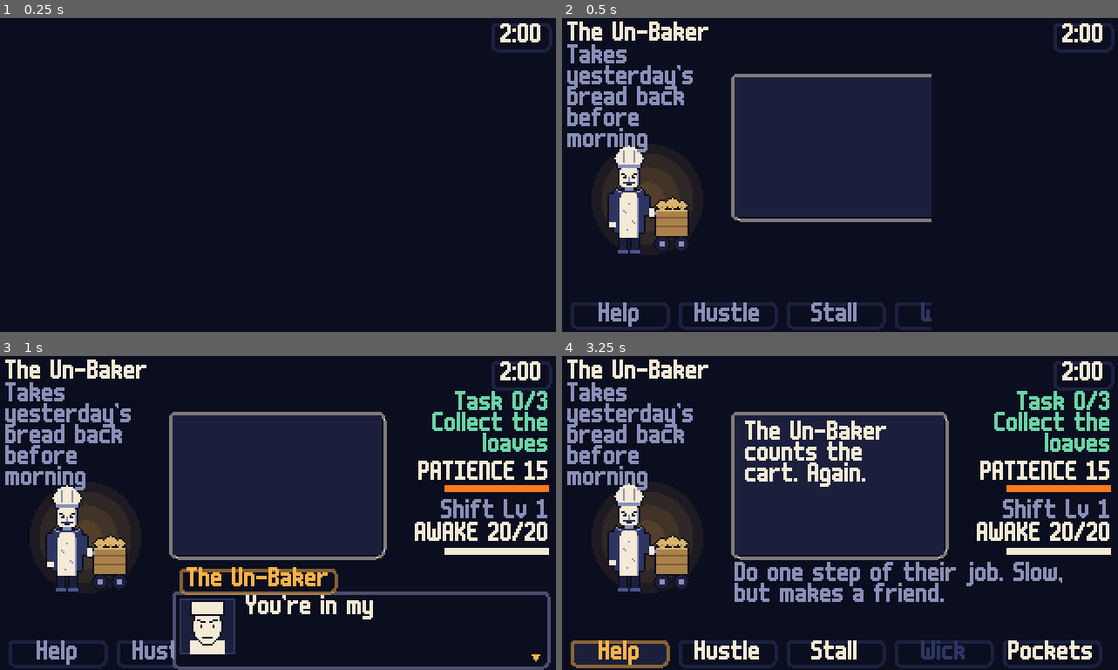
Above: before the commit, frames 1-4 (two rows, left to right).
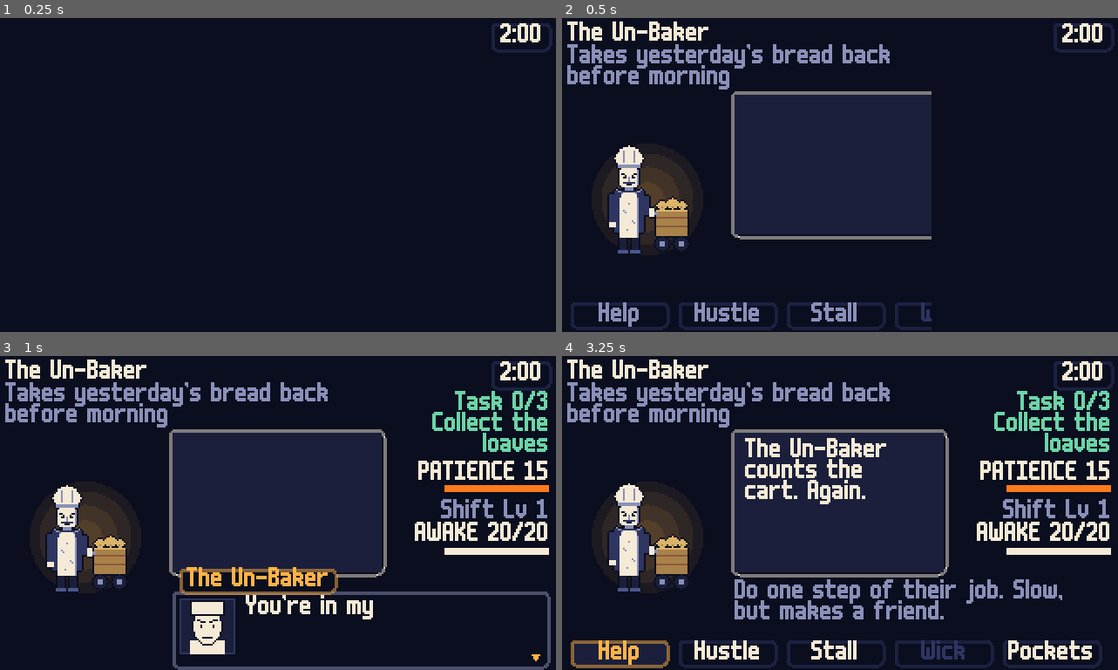
Above: after the commit, the same moments.

Repository: bryanwoods/nightshift
Game: Godot game, scene res://dev/test_battle.tscn
Two runs of this game, one before a commit and one after it. Both use one fixed random seed, a clock stepped at 60 frames per second and the inputs below. This scene is started directly instead of the project's main scene.
Inputs (mouse positions are in pixels of both pictures, inside the frame that each line leads up to):
- Up to frame 1 (0.25 s): no input
- Up to frame 2 (0.5 s): no input
- Up to frame 3 (1 s): tap Enter at 0.5 s; move the mouse to (400, 497) at 0.52 s; hold Right (move_right) from 0.53 s (still down); hold Z (confirm) from 0.53 s (still down); click (400, 497) at 0.67 s; tap Space at 0.77 s; tap R (rewind) at 0.8 s
- Up to frame 4 (3.25 s): move the mouse to (728, 528) at 1.27 s; release Right (move_right) at 1.28 s; release Z (confirm) at 1.28 s; hold Down (move_down) 1.28-2.03 s; tap R (rewind) at 1.35, 2.3, 2.85 s; tap Space at 1.52, 3.02 s; tap Z (confirm) at 1.55, 3.05 s; move the mouse to (895, 443) at 2.02 s; hold Right (move_right) 2.03-2.78 s; hold Z (confirm) 2.03-2.78 s; move the mouse to (812, 575) at 2.77 s; hold Up (move_up) from 2.78 s (still down); click (812, 575) at 2.92 s

Frame 1 is identical in both runs. In frame 2, 8.1% of the frame differs, in the area x 0-67%, y 8-71%; in frame 3, 9.1%; in frame 4, 14%, in the area x 0-90%, y 8-84%.

Commit message:
Widen the battle job line, hide the menu bar, and redraw Curfew
The job line of a worker had a 92 px column, so each line held one or
two words. The line now spans 216 px above the arena, and a line holds
four words or more. The arena moved down 10 px, so a second job line
does not touch it.

The menu bar stayed on the screen under a textbox, a choice or the
speech bubble, and a two-line bubble went under the buttons. The bar
now hides while one of them shows.

A key name in text showed the keyboard key also when a controller was
connected. Game.fmt now uses pad_keys from data/ui.json while a
controller is connected, so the rewind prompt says LB.

The gallery showed only the sidewalk for lamp_post, because it cut each
tile as 16x16 from the atlas. A tile with a sprite of the same name now
shows that sprite at full height. The characters page now has one row
for each character, with the first frame of each sheet and each
portrait, labeled with its size.

Curfew's battle sheet is now 64x80, larger than the Un-Baker. It is a
patchwork quilt with stitches on the seams, a face patch and two
pillows with a fold. Each stepping stone has a one-pixel dusk edge at
the bottom. The tour saves a shot of Wick at his lamp tutorial on
Street Maple, because he is not in the backyard.

All 11 bot routes and the tour pass.

Co-Authored-By: Claude Opus 5.5 <noreply@anthropic.com>

Diff:
--- a/data/ui.json
+++ b/data/ui.json
@@ -5,6 +5,12 @@
     "cancel": "X",
     "rewind": "R",
     "menu": "C"
+  },
+  "pad_keys": {
+    "confirm": "A",
+    "cancel": "B",
+    "rewind": "LB",
+    "menu": "Y"
   },
   "text": {
     "title": "NIGHTSHIFT",
--- a/dev/autotest_bot.gd
+++ b/dev/autotest_bot.gd
@@ -498,7 +498,7 @@
 	_expect(not Game.has_flag("friend_unbaker") and not Game.has_flag("enemy_unbaker"), "3:00 mid-fight abandons it with no flag")
 
 
-## Screenshots of every room and every Curfew pattern. Needs a window and shots=DIR.
+## Screenshots of every room, Wick at his lamp tutorial and every Curfew pattern. Needs a window and shots=DIR.
 func _tour() -> void:
 	await _shot("room_bedroom")
 	DialogueRunner.autoplay = false
@@ -509,6 +509,13 @@
 		await _tap("confirm")
 	await _wait(1.0)
 	await _shot("tadzio_talks")
+	DialogueRunner.abort()
+	Game.busy = false
+	Game.go_to_room("street_maple", "default", 0)
+	await _room("street_maple")
+	DialogueRunner.run("wick_intro")
+	await _wait(2.0)
+	await _shot("wick_tutorial")
 	DialogueRunner.abort()
 	DialogueRunner.autoplay = true
 	Game.set_flag("wick_joined")
--- a/dev/gallery.gd
+++ b/dev/gallery.gd
@@ -1,15 +1,15 @@
 extends Control
 ## Every compiled sprite sheet, tile and portrait on a grid at 4x, labeled with the text file
-## it comes from in assets/px/. Each page is saved as screens/gallery_<page>.png.
+## it comes from in assets/px/. The characters page has one row a character: the first frame of
+## each sheet and every portrait, labeled with its size. Each page is saved as screens/gallery_<page>.png.
 ## Left and right show the next page. With --screens it saves the pages and quits.
 
 const SCALE := 4
 const WIDTH := 1800
 const GAP := 28
 const LIGHTS: Array[String] = ["glow", "light_radial", "light_cone"]
-const CHARACTERS: Array[String] = ["tadzio", "wick", "dad", "unbaker", "unbaker_battle", "postman", "foreman",
-	"dummy", "dummy_battle", "window_washer", "window_washer_battle", "puddle_keeper", "puddle_keeper_battle",
-	"no_job", "no_job_battle", "curfew", "curfew_battle"]
+const CHARACTERS: Array[String] = ["tadzio", "wick", "dad", "unbaker", "postman", "foreman", "dummy",
+	"window_washer", "puddle_keeper", "no_job", "curfew"]
 
 var _pages: Array[SubViewport] = []
 var _page: int = 0
@@ -20,11 +20,22 @@
 func _ready() -> void:
 	var cast: Array = []
 	for c in CHARACTERS:
-		cast.append([c, load("res://assets/sprites/%s.png" % c)])
+		for sheet in [c, c + "_battle"]:
+			if ResourceLoader.exists("res://assets/sprites/%s.png" % sheet):
+				var size := FileAccess.get_file_as_string("res://assets/px/sprites/%s.txt" % sheet).get_slice("\n", 0).get_slice(" ", 2)
+				var at := AtlasTexture.new()
+				at.atlas = load("res://assets/sprites/%s.png" % sheet)
+				at.region = Rect2(0, 0, size.get_slice("x", 0).to_int(), size.get_slice("x", 1).to_int())
+				cast.append(["%s %s" % [sheet, size], at])
+		for f in _pngs("res://assets/portraits/"):
+			if f.begins_with(c + "_"):
+				var tex: Texture2D = load("res://assets/portraits/" + f)
+				cast.append(["%s %dx%d" % [f.get_basename(), tex.get_width(), tex.get_height()], tex])
+		cast.append([])
 	_add_page("characters", cast)
 	var sprites: Array = []
 	for f in _pngs("res://assets/sprites/"):
-		if not f.get_basename() in LIGHTS and not f.get_basename() in CHARACTERS:
+		if not f.get_basename() in LIGHTS:
 			sprites.append([f.get_basename(), load("res://assets/sprites/" + f)])
 	_add_page("sprites", sprites)
 	var portraits: Array = []
@@ -36,6 +47,10 @@
 		var tiles: Array = []
 		var names: Array = Game.tilesets[ts]["tiles"]
 		for i in names.size():
+			var tall := "res://assets/sprites/%s.png" % names[i]
+			if ResourceLoader.exists(tall):
+				tiles.append([names[i], load(tall)])
+				continue
 			var at := AtlasTexture.new()
 			at.atlas = atlas
 			at.region = Rect2((i % 8) * 16, (i / 8) * 16, 16, 16)
@@ -93,6 +108,9 @@
 	var y := GAP + 56
 	var row_h := 0
 	for item: Array in items:
+		if item.is_empty():
+			x = GAP + WIDTH
+			continue
 		var tex: Texture2D = item[1]
 		var label := Label.new()
 		label.text = str(item[0])
--- a/src/autoload/game.gd
+++ b/src/autoload/game.gd
@@ -141,7 +141,7 @@
 func fmt(s: String) -> String:
 	if not "{" in s:
 		return s
-	var keys: Dictionary = ui.get("keys", {})
+	var keys: Dictionary = ui.get("pad_keys" if Input.get_connected_joypads().size() > 0 else "keys", {})
 	for k in keys:
 		s = s.replace("{%s}" % k, str(keys[k]))
 	var costs: Dictionary = tuning.get("costs", {})
--- a/src/battle/battle.gd
+++ b/src/battle/battle.gd
@@ -10,7 +10,7 @@
 signal _hustle_done(damage: int)
 signal _item_done(item: String)
 
-const ARENA_CENTER := Vector2(160, 74)
+const ARENA_CENTER := Vector2(160, 84)
 const OPTIONS: Array[String] = ["help", "hustle", "stall", "wick", "pockets"]
 const WICK_OPTIONS: Array[String] = ["wick_light", "wick_hold"]
 const TOKEN_R := 3.0
@@ -73,6 +73,7 @@
 var _patience_label: Label
 var _patience_fill: ColorRect
 var _boxes: Array[Panel] = []
+var _menu_bar: Control
 var _buttons: Array[Label] = []
 var _hint: Label
 var _flavor: Label
@@ -558,6 +559,7 @@
 	if _arena:
 		_arena_shake = maxf(0.0, _arena_shake - delta)
 		_arena.position = ARENA_CENTER + (Vector2(randf_range(-2, 2), randf_range(-2, 2)).round() if _arena_shake > 0.0 else Vector2.ZERO)
+		_menu_bar.visible = not DialogueRunner.showing() and not _bubble.visible
 	if _bubble_t >= 0.0:
 		_type_bubble(delta)
 	if _prompt_t > 0.0:
@@ -653,7 +655,7 @@
 		_root.add_child(_worker_sprite)
 	var tag := bool(worker.get("name_tag", true))
 	_label(Vector2(4, 2), str(worker.get("name", worker_id)) if tag else "", "moon")
-	_label(Vector2(4, 15), str(worker.get("job", "")) if tag else "", "fog", 92)
+	_label(Vector2(4, 15), str(worker.get("job", "")) if tag else "", "fog", 216)
 	_task_label = _right(20, "wake")
 	_arena = Arena.new()
 	_arena.position = ARENA_CENTER
@@ -674,15 +676,18 @@
 	_level_label = _right(82, "fog")
 	_awake_label = _right(95, "moon")
 	_awake_fill = _bar(Vector2(256, 110), "moon")
+	_menu_bar = Control.new()
+	_root.add_child(_menu_bar)
 	for i in OPTIONS.size():
 		var box := Panel.new()
 		box.position = Vector2(6 + i * 62, 163)
 		box.size = Vector2(56, 15)
-		_root.add_child(box)
+		_menu_bar.add_child(box)
 		_boxes.append(box)
 		var l := _label(box.position, "", "moon")
 		l.size = Vector2(56, 14)
 		l.horizontal_alignment = HORIZONTAL_ALIGNMENT_CENTER
+		l.reparent(_menu_bar)
 		_buttons.append(l)
 	_wipe = ColorRect.new()
 	_wipe.color = Game.color("ink")
Not shown, changed: assets/px/sprites/curfew_battle.txt
Not shown, changed: assets/px/tiles/town_night/path.txt
Binary file changed: assets/sprites/curfew_battle.png
Binary file changed: assets/tiles/town_night.png
Not shown, changed: DEV.md
Not shown, changed: SPEC.md
